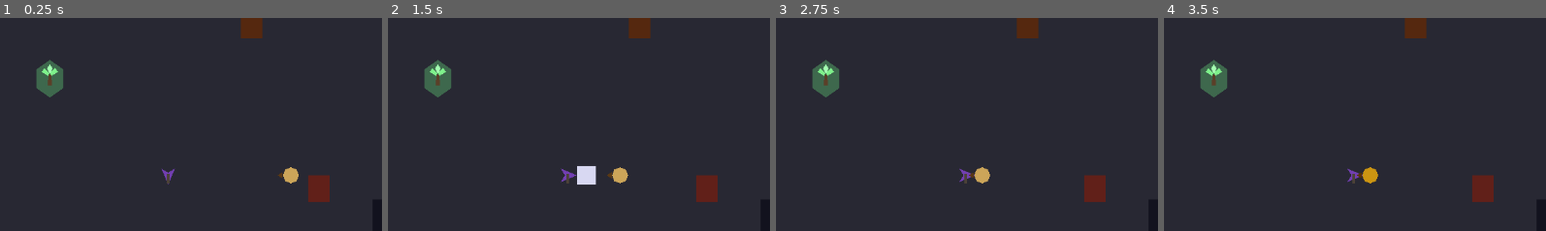
Above: before the commit, frames 1-4 (left to right).
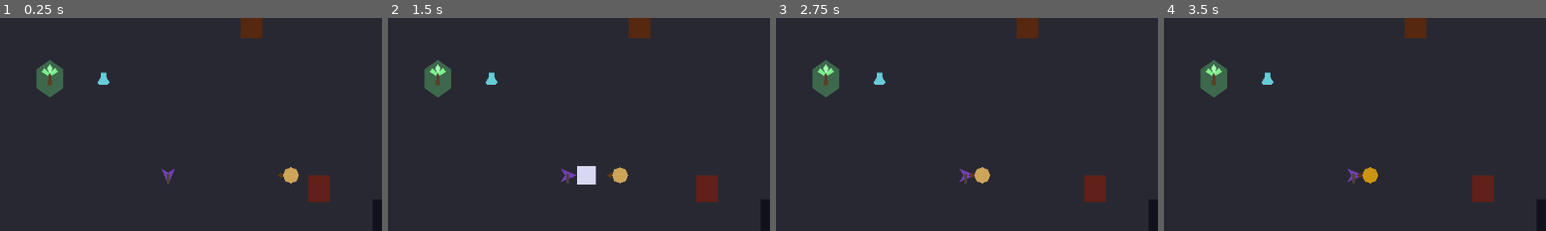
Above: after the commit, the same moments.

Repository: KrisUni/the-shattering
Game: Godot game, scene res://scenes/test_room.tscn
Two runs of this game, one before a commit and one after it. Both use one fixed random seed, a clock stepped at 60 frames per second and the inputs below. Sound files missing from this copy of the repository are replaced by a short silence.
Inputs (mouse positions are % of the whole screen's width and height, from its top left):
- Up to frame 1 (0.25 s): no input
- Up to frame 2 (1.5 s): tap Enter at 0.5 s; move the mouse to (72, 45) at 0.52 s; hold D (move_right) 0.53-1.25 s; hold Shift (block) 0.53-1.25 s; click (72, 45) at 0.67 s; tap F (jump) at 0.77, 1.07 s; tap R (interact) at 0.8 s; drag from (30, 55) to (35, 84) at 1.27 s
- Up to frame 3 (2.75 s): move the mouse to (60, 28) at 2.02 s; hold D (move_right) from 2.03 s (still down); tap E (parry) at 2.1 s; tap F (jump) at 2.3 s
- Up to frame 4 (3.5 s): release D (move_right) at 2.75 s; drag from (45, 71) to (61, 15) at 2.77 s
The pictures show only the part of the screen within x 28-78%, y 13-63%; the shares and areas given below are measured in that part.

The runs differ from the first frame. In frame 1, 0.1% of the frame differs, in the area x 25-29%, y 25-32%; in frame 2, 0.1%; in frame 3, 0.1%; in frame 4, 0.1%.

Commit message:
Add Flask upgrades (#12)
Co-Authored-By: Claude Sonnet 5.5 <noreply@anthropic.com>
Claude-Session: https://claude.ai/code/session_01WntwTwCHe6yiTgQrDYiqdi

Diff:
--- a/scenes/test_room.tscn
+++ b/scenes/test_room.tscn
@@ -18,6 +18,7 @@
 [ext_resource type="Resource" path="res://data/metal_bar.tres" id="15_metal_bar"]
 [ext_resource type="Script" path="res://scenes/hud/weapon_label.gd" id="16_weapon_label"]
 [ext_resource type="Script" path="res://scenes/hud/flask_label.gd" id="23_flask_label"]
+[ext_resource type="PackedScene" path="res://scenes/world/flask_upgrade.tscn" id="24_flask_upgrade"]
 [ext_resource type="PackedScene" path="res://scenes/world/light_zone.tscn" id="17_light_zone"]
 [ext_resource type="PackedScene" path="res://scenes/world/hiding_spot.tscn" id="19_hiding_spot"]
 [ext_resource type="PackedScene" path="res://scenes/world/torch.tscn" id="20_torch"]
@@ -184,6 +185,10 @@
 
 [node name="StandTorch" parent="." instance=ExtResource("20_torch")]
 position = Vector2(1070, 540)
+
+[node name="FlaskUpgrade" parent="." instance=ExtResource("24_flask_upgrade")]
+position = Vector2(480, 180)
+id = &"test_room_flask_upgrade"
 
 [node name="Almos" parent="." instance=ExtResource("1_almos")]
 position = Vector2(576, 324)
--- /dev/null
+++ b/scenes/world/flask_upgrade.gd
@@ -0,0 +1,24 @@
+class_name FlaskUpgrade
+extends Area2D
+## A Flask upgrade lying in a room, drawn as a placeholder flask. Almos takes it by walking over
+## it: one charge is added to both his Flasks, and it is gone. It stays taken for good, noted in
+## WorldState under its id, so it is not there when the room is built again after a rest or a Death.
+
+## What it is called in WorldState, stable across builds of the room. Each upgrade needs its own.
+@export var id: StringName
+
+
+func _ready() -> void:
+	if WorldState.is_taken(id):
+		queue_free()
+		return
+	body_entered.connect(_on_body_entered)
+
+
+func _on_body_entered(body: Node2D) -> void:
+	var almos := body as Almos
+	if almos == null or WorldState.is_taken(id):
+		return
+	WorldState.record_taken(id)
+	almos.flasks.add_charges(1)
+	queue_free()
--- /dev/null
+++ b/scenes/world/flask_upgrade.tscn
@@ -0,0 +1,19 @@
+[gd_scene format=3]
+
+[ext_resource type="Script" path="res://scenes/world/flask_upgrade.gd" id="1_script"]
+
+[sub_resource type="CircleShape2D" id="CircleShape2D_pickup"]
+radius = 12.0
+
+[node name="FlaskUpgrade" type="Area2D"]
+collision_layer = 0
+collision_mask = 256
+monitorable = false
+script = ExtResource("1_script")
+
+[node name="CollisionShape2D" type="CollisionShape2D" parent="."]
+shape = SubResource("CircleShape2D_pickup")
+
+[node name="Placeholder" type="Polygon2D" parent="."]
+color = Color(0.4, 0.8, 0.85, 1)
+polygon = PackedVector2Array(-4, -9, 4, -9, 4, -3, 9, 6, 6, 9, -6, 9, -9, 6, -4, -3)
--- a/scripts/world_state.gd
+++ b/scripts/world_state.gd
@@ -1,9 +1,11 @@
 extends Node
-## The world state that outlasts resting and Death: the ids of the path blockers that have burnt.
+## The world state that outlasts resting and Death: the ids of the path blockers that have burnt and of
+## the pickups that have been taken.
 ## It is an autoload, so it lives as long as the game does. A path blocker records itself when it
 ## catches Fire, and starts open when the room is built if its id is recorded.
 
 var _burnt: Dictionary = {}
+var _taken: Dictionary = {}
 
 
 ## Notes that the path blocker with this id has burnt, for good.
@@ -16,6 +18,18 @@
 	return _burnt.has(id)
 
 
-## Forgets every burnt path blocker. The game never does this; tests do, between tests.
+## Notes that the pickup with this id has been taken, for good.
+func record_taken(id: StringName) -> void:
+	_taken[id] = true
+
+
+## Whether the pickup with this id has been taken.
+func is_taken(id: StringName) -> bool:
+	return _taken.has(id)
+
+
+## Forgets every burnt path blocker and taken pickup. The game never does this; tests do, between
+## tests.
 func reset() -> void:
 	_burnt.clear()
+	_taken.clear()
--- /dev/null
+++ b/test/test_flask_upgrade.gd
@@ -0,0 +1,187 @@
+extends GutTest
+## The Flask upgrade: Almos takes it by walking over it, it adds one charge to both Flasks, and
+## it stays taken for good. Seen with the real Almos and, for the placement, the real test room,
+## walked with the move action. Expected numbers come from the Flask tuning file. Each test resets
+## WorldState first and last, so nothing leaks between tests.
+
+const AlmosInput := preload("res://test/helpers/almos_input.gd")
+
+const UPGRADE_SCENE_PATH := "res://scenes/world/flask_upgrade.tscn"
+const TEST_ROOM_PATH := "res://scenes/test_room.tscn"
+const FLASK_TUNING_PATH := "res://data/flasks.tres"
+const UPGRADE_ID := &"an_upgrade"
+const ROOM_UPGRADE_ID := &"test_room_flask_upgrade"
+const TAP_FRAMES := 3
+# In physics frames. Slack for a touch to be noticed.
+const SETTLE_FRAMES := 4
+# In physics frames. The most a walk may take.
+const WALK_FRAME_LIMIT := 300
+# In pixels. How far from the Checkpoint's centre Almos is put to rest.
+const BESIDE_THE_CHECKPOINT := 10.0
+# In pixels. How far left of the placed upgrade Almos starts his walk.
+const WALK_START_BEFORE := 60.0
+
+var _almos_input: AlmosInput
+var _tuning: FlaskTuning
+var _almos: Almos
+var _room: Node
+
+
+func before_each() -> void:
+	await get_tree().process_frame
+	WorldState.reset()
+	_almos_input = AlmosInput.new(self)
+	_tuning = load(FLASK_TUNING_PATH) as FlaskTuning
+
+
+func after_each() -> void:
+	_almos_input.release_everything()
+	WorldState.reset()
+
+
+func test_touching_it_adds_a_charge_to_both_flasks() -> void:
+	_almos = _almos_input.spawn_almos()
+	_place_upgrade(UPGRADE_ID, _almos.position)
+
+	await wait_physics_frames(SETTLE_FRAMES)
+
+	assert_eq(_almos.flasks.health_charges_maximum, _tuning.health_charges + 1, "Health Flask maximum")
+	assert_eq(_almos.flasks.mana_charges_maximum, _tuning.mana_charges + 1, "Mana Flask maximum")
+
+
+func test_the_new_health_charge_is_usable_at_once_and_the_mana_flask_stays_empty() -> void:
+	_almos = _almos_input.spawn_almos()
+	_place_upgrade(UPGRADE_ID, _almos.position)
+
+	await wait_physics_frames(SETTLE_FRAMES)
+
+	assert_eq(_almos.flasks.health_charges, _tuning.health_charges + 1)
+	assert_eq(_almos.flasks.mana_charges, 0)
+
+
+func test_it_is_gone_once_taken_and_recorded_for_good() -> void:
+	_almos = _almos_input.spawn_almos()
+	var upgrade := _place_upgrade(UPGRADE_ID, _almos.position)
+
+	await wait_physics_frames(SETTLE_FRAMES)
+
+	assert_false(is_instance_valid(upgrade), "the upgrade should be gone")
+	assert_true(WorldState.is_taken(UPGRADE_ID))
+
+
+func test_it_cannot_be_taken_a_second_time() -> void:
+	_almos = _almos_input.spawn_almos()
+	_place_upgrade(UPGRADE_ID, _almos.position)
+	await wait_physics_frames(SETTLE_FRAMES)
+	_almos.position += Vector2.RIGHT * 100.0
+	await wait_physics_frames(SETTLE_FRAMES)
+	_almos.position -= Vector2.RIGHT * 100.0
+	await wait_physics_frames(SETTLE_FRAMES)
+
+	assert_eq(_almos.flasks.health_charges_maximum, _tuning.health_charges + 1)
+
+
+func test_one_whose_id_is_already_taken_is_not_there() -> void:
+	WorldState.record_taken(UPGRADE_ID)
+	_almos = _almos_input.spawn_almos()
+	var upgrade := _place_upgrade(UPGRADE_ID, _almos.position)
+
+	await wait_physics_frames(SETTLE_FRAMES)
+
+	assert_false(is_instance_valid(upgrade), "the upgrade should not appear")
+	assert_eq(_almos.flasks.health_charges_maximum, _tuning.health_charges)
+
+
+func test_walking_onto_the_upgrade_in_the_test_room_takes_it() -> void:
+	_set_up_room()
+	var upgrade := _room.get_node("FlaskUpgrade") as Node2D
+	_almos.global_position = upgrade.global_position + Vector2.LEFT * WALK_START_BEFORE
+
+	_almos_input.press_action(&"move_right")
+	for i in WALK_FRAME_LIMIT:
+		if WorldState.is_taken(ROOM_UPGRADE_ID):
+			break
+		await get_tree().physics_frame
+
+	assert_true(WorldState.is_taken(ROOM_UPGRADE_ID), "walking onto it should take it")
+	assert_eq(_almos.flasks.health_charges_maximum, _tuning.health_charges + 1)
+
+
+func test_resting_refills_to_the_raised_maximum_and_the_upgrade_stays_taken() -> void:
+	_set_up_room()
+	_take_the_room_upgrade()
+	await wait_physics_frames(SETTLE_FRAMES)
+	_almos.flasks.sip()
+	assert_eq(_almos.flasks.health_charges, _tuning.health_charges)
+	var checkpoint := _room.find_child("Checkpoint", true, false) as Node2D
+	_almos.global_position = checkpoint.global_position + Vector2.RIGHT * BESIDE_THE_CHECKPOINT
+	_almos.flasks.reset()
+
+	_almos_input.press_action(&"interact")
+	await wait_physics_frames(TAP_FRAMES)
+	_almos_input.release_action(&"interact")
+	await wait_physics_frames(TAP_FRAMES)
+
+	assert_eq(_almos.flasks.health_charges, _tuning.health_charges + 1)
+	assert_eq(_almos.flasks.health_charges_maximum, _tuning.health_charges + 1)
+	assert_eq(_almos.flasks.mana_charges, 0)
+	assert_true(WorldState.is_taken(ROOM_UPGRADE_ID))
+
+
+func test_the_return_after_a_death_keeps_the_raised_maximum() -> void:
+	_set_up_room()
+	_take_the_room_upgrade()
+	await wait_physics_frames(SETTLE_FRAMES)
+	var player := load(AlmosInput.TUNING_PATH) as PlayerTuning
+
+	_almos.health.take_damage(_almos.health.maximum)
+	await wait_seconds(player.death_pause + 0.5)
+
+	assert_false(_almos.dead, "he should be back")
+	assert_eq(_almos.flasks.health_charges_maximum, _tuning.health_charges + 1)
+	assert_eq(_almos.flasks.health_charges, _tuning.health_charges + 1)
+	assert_true(WorldState.is_taken(ROOM_UPGRADE_ID))
+
+
+func test_a_room_built_again_has_no_upgrade_to_take() -> void:
+	_set_up_room()
+	_take_the_room_upgrade()
+	await wait_physics_frames(SETTLE_FRAMES)
+
+	var scene := load(TEST_ROOM_PATH) as PackedScene
+	var again := scene.instantiate()
+	add_child_autofree(again)
+	await wait_physics_frames(SETTLE_FRAMES)
+
+	assert_null(again.get_node_or_null("FlaskUpgrade"), "it should not be there")
+
+
+func test_the_hud_label_shows_the_raised_maximums() -> void:
+	_set_up_room()
+	_take_the_room_upgrade()
+	await wait_physics_frames(SETTLE_FRAMES)
+	var label := _room.get_node("Hud/FlaskLabel") as Label
+
+	assert_eq(label.text, "Health Flask %d/%d · Mana Flask 0/%d" % [_tuning.health_charges + 1, _tuning.health_charges + 1, _tuning.mana_charges + 1])
+
+
+func _place_upgrade(id: StringName, at: Vector2) -> Node2D:
+	var upgrade := (load(UPGRADE_SCENE_PATH) as PackedScene).instantiate() as FlaskUpgrade
+	upgrade.id = id
+	upgrade.position = at
+	add_child_autofree(upgrade)
+	return upgrade
+
+
+func _set_up_room() -> void:
+	var scene := load(TEST_ROOM_PATH) as PackedScene
+	_room = scene.instantiate()
+	add_child_autofree(_room)
+	_almos = _room.get_node("Almos") as Almos
+	_room.get_node("TrainingEnemy").target = null
+	_room.get_node("SoundHunter").target = null
+
+
+# Puts Almos on the room's upgrade so that he takes it.
+func _take_the_room_upgrade() -> void:
+	_almos.global_position = (_room.get_node("FlaskUpgrade") as Node2D).global_position
--- a/test/test_world_state.gd
+++ b/test/test_world_state.gd
@@ -73,3 +73,22 @@
 	blocker.size = BLOCKER_SIZE
 	add_child_autofree(blocker)
 	return blocker
+
+
+func test_a_pickup_is_not_taken_until_it_is_recorded() -> void:
+	assert_false(WorldState.is_taken(BLOCKER_ID))
+
+
+func test_a_recorded_pickup_is_taken_and_another_is_not() -> void:
+	WorldState.record_taken(BLOCKER_ID)
+
+	assert_true(WorldState.is_taken(BLOCKER_ID))
+	assert_false(WorldState.is_taken(OTHER_ID))
+
+
+func test_resetting_forgets_taken_pickups() -> void:
+	WorldState.record_taken(BLOCKER_ID)
+
+	WorldState.reset()
+
+	assert_false(WorldState.is_taken(BLOCKER_ID))
Not shown, added: scenes/world/flask_upgrade.gd.uid
Not shown, added: test/test_flask_upgrade.gd.uid
Not shown, changed: CONTEXT.md
